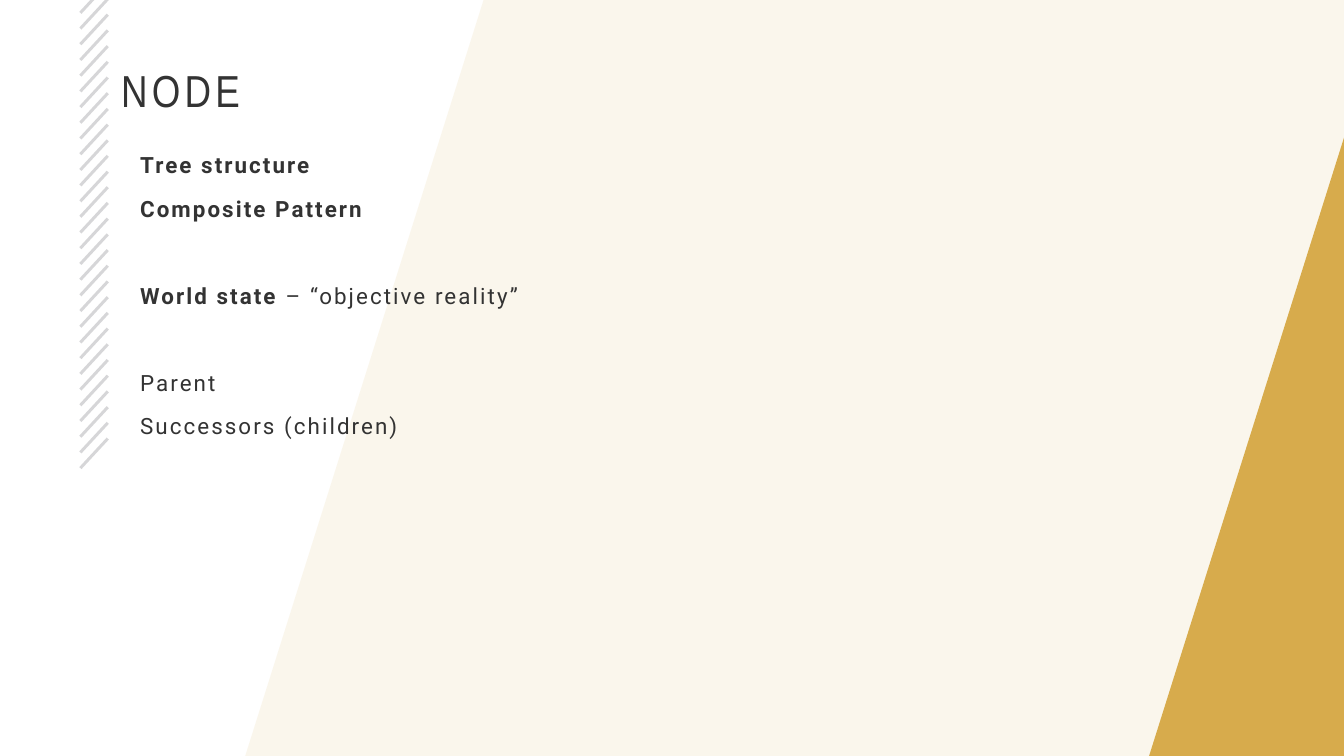
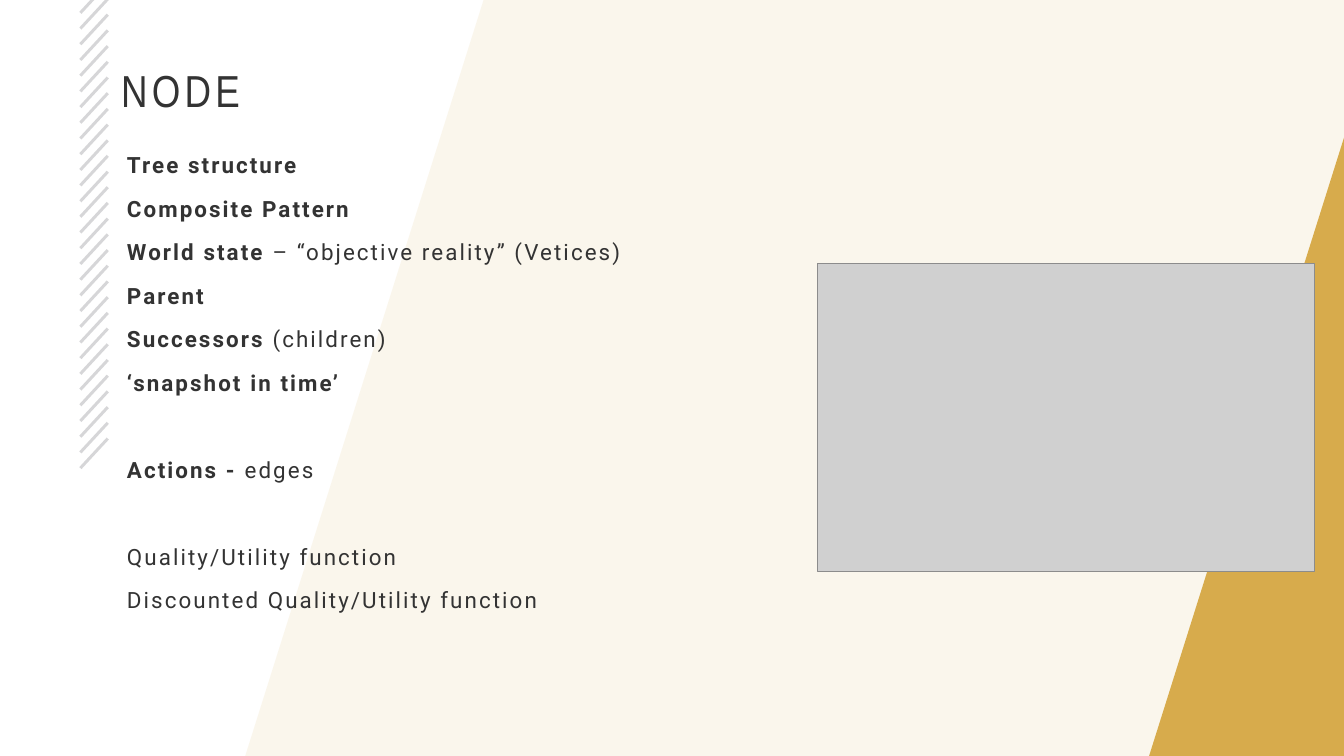
Before and after one commit to rich-java-dev/world-trade-ai-part1, a slide deck: slide 9 of CS5260-part1.pptx (slide 7 before the commit). Drawn at 1344x756 pixels with LibreOffice and Linux fonts; fonts in the diff are those of the drawing; grey boxes stand for pictures; background and template pictures are left out. Boxes give left, top, right and bottom in pixels: in the first picture for what was removed or moved away, otherwise in the second. Text is boxed around its words. In the diff, an @@ line names an element or a change of style, - is before the commit and + after.

```diff
--- a/CS5260-part1.pptx
+++ b/CS5260-part1.pptx
@@ text "Tree structure": place and size @@
-text "Tree structure" at [140, 157, 508, 439]
+text "Tree structure" at [127, 157, 620, 613]
@@ text at [127, 242, 620, 265]: text changed @@
-World state – “objective reality”
+World state – “objective reality” (Vetices)
@@ picture added at [818, 264, 1315, 572] @@
@@ text at [127, 288, 386, 352]: bold on in "Parent", "Successors" @@
@@ text at [127, 374, 536, 613]: paragraphs added @@
+‘snapshot in time’
+Actions - edges
+Quality/Utility function
+Discounted Quality/Utility function
```
Also in this commit, not shown: 2 other slides changed, 16 slides added, 5 slides removed, 15 other files.
